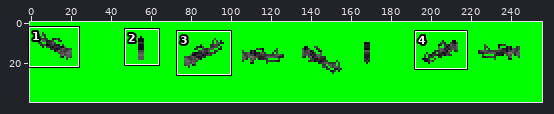
Sprite sheet -- Resources/Weapons/M60 Hog/Unloaded_Hand.png. Above: a wide view before the commit, with the close-up outlined.
Close-up. Before:
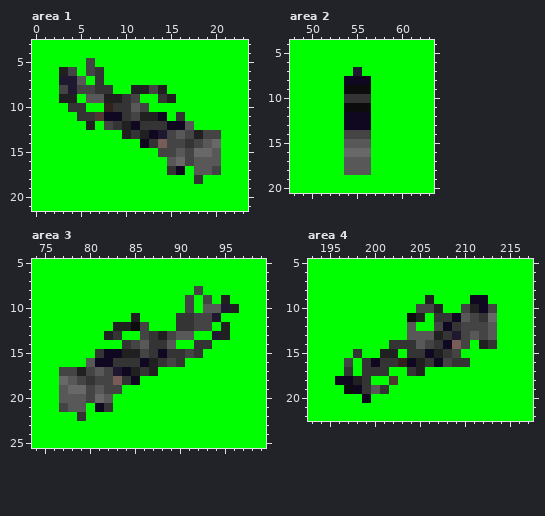
The file is 256x40 pixels. Shown: area 1: x 0..23, y 3..21; area 2: x 48..63, y 4..20; area 3: x 74..99, y 5..25; area 4: x 193..217, y 5..22. The commit also changed other parts of the picture, which this record leaves out.
Once edited:
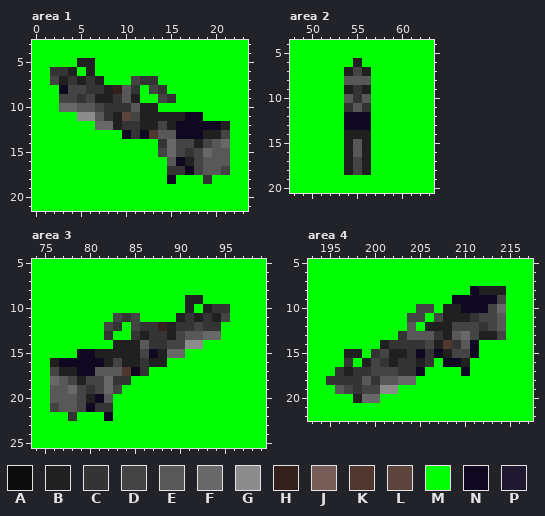
Palette (. is transparent): A #0c0c0c  B #202020  C #343434  D #444444  E #585858  F #686868  G #8c8c8c  H #34201c  J #785c58  K #503830  L #5c443c  M #00ff00  N #100820  P #201830
Edits made:
Area 1:
y 5: x 5..6 MD -> BB
y 6: x 2..4 MBD -> CCB; x 6..7 DC -> BM
y 7: x 2..7 MPPEMC -> DBCBCB; x 11..13 MMM -> DCC
y 8: x 3..4 DP -> ND; x 6 D -> C; x 8..12 CMMBB -> BHECM; x 14 B -> C
y 9: x 3..7 BBMEE -> DDCDB; x 9..11 BCD -> CEB; x 14..15 CB -> DC
y 10: x 3..8 MCCMMH -> FFEEDC; x 12..13 DM -> BB
y 11: x 5..10 CCKNNC -> GGECBL; x 14..18 NMCMM -> BBBNN
y 12: x 6..15 BMDCBNCCCN -> MFFBCCBBDB; x 17..21 EMMMM -> NNNNB
y 13: x 10 B -> N; x 12..21 BNPDEDBDDM -> NKEENNNBBD
y 14: x 12..15 NCJD -> MMCF; x 17..21 CDEFM -> DBDEF
y 15: x 15..18 DEDF -> FDCD; x 21 M -> E
y 16: x 16..18 FDE -> NBD; x 21 M -> E
y 17: x 16..18 NME -> CND; x 20..21 DM -> ED
y 18: x 15 M -> N; x 18..19 CM -> MC
Area 2:
y 6: x 55 M -> B
y 7: x 54..56 MPM -> BDB
y 8: x 54..56 NNN -> EEE
y 9: x 54..56 AAA -> BCB
y 10: x 54 C -> E; x 56 C -> E
y 11: x 54..56 AAA -> CEC
y 14: x 54..56 DDD -> BBB
y 15: x 54 E -> B; x 56 E -> B
y 16: x 54..56 FFF -> BEB
y 17..18: x 54..56 EEE -> BDB
Area 3:
y 8: x 92 D -> M
y 9: x 91..93 DMD -> BBM; x 95 B -> M
y 10: x 91 D -> B; x 93..96 EEPB -> BCCM
y 11: x 83..85 MMB -> DCD; x 90 C -> B; x 92..95 DDPM -> BCBD
y 12: x 82..89 MBBADMMM -> DCMDCCHB; x 93..95 DMB -> CCM
y 13: x 82..83 BC -> CM; x 85..86 MD -> CB; x 88..90 BDE -> CBD; x 92..95 MMPB -> EFFM
y 14: x 83..85 MCD -> BBB; x 89..93 EMMCC -> DDGGM
y 15: x 79..83 MMCNN -> NNBBB; x 87..92 CNCCDC -> NBFFMM
y 16: x 76..80 MMMME -> BNNNN; x 82..86 NCCCN -> BDBBC; x 88..90 CDC -> BMM
y 17: x 76..80 MDDBD -> DBBNN; x 82..85 DPNB -> EEKN; x 87 B -> M
y 18: x 76..80 MFEDC -> FEDBD; x 82..83 DJ -> FC; x 85 N -> M
y 19: x 76 M -> E; x 79..82 FDED -> DCDF
y 20: x 76 M -> E; x 79..81 EDF -> DBN
y 21: x 76..77 MD -> DE; x 79..81 EMN -> DNC
y 22: x 78..79 MC -> CM; x 82 M -> N
Area 4:
y 8: x 211..214 MMMM -> NBBB
y 9: x 206 B -> M; x 209..210 MM -> NN; x 213..214 MM -> ND
y 10: x 207..211 BMMDB -> MBBNN; x 214 M -> F
y 11: x 204..205 AB -> DD; x 207..214 CCNEDCFM -> DBBBCDDE
y 12: x 206..209 MDNC -> BBBD; x 212..214 DEM -> CDE
y 13: x 203 M -> C; x 207..214 BCPDEDEM -> CBEFDBBD
y 14: x 201 M -> B; x 205 E -> C; x 207..213 CNJDMBC -> BKCENMM
y 15: x 197..198 MC -> BB; x 200..201 MB -> CD; x 203 M -> B; x 205..208 CNBC -> NCNB; x 210..211 MM -> DN
y 16: x 197 D -> C; x 199..200 CN -> BD; x 202..204 CHN -> BCC; x 207..210 NDCC -> MNNB
y 17: x 196..198 MCM -> CBC; x 200..203 CCMM -> DDDC; x 205 B -> N; x 210 M -> N
y 18: x 195..204 MNNBCMMKMM -> CCCCECEEFF
y 19: x 196..202 MANCECM -> EDCDDGG
y 20: x 198..200 MNM -> BFF
Pixel boxes of the changes (left, top, right, bottom) in both close-ups:
changed: (50, 58, 230, 184)
changed: (344, 58, 371, 175)
changed: (50, 286, 239, 421)
changed: (326, 286, 506, 403)
